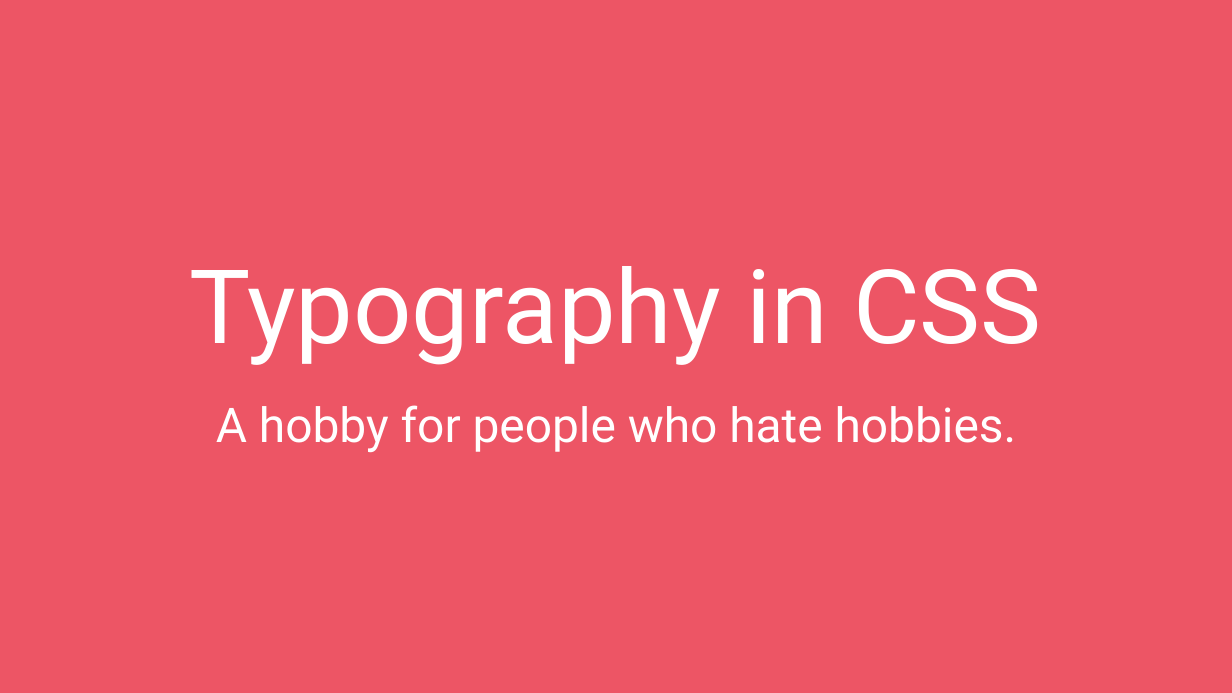
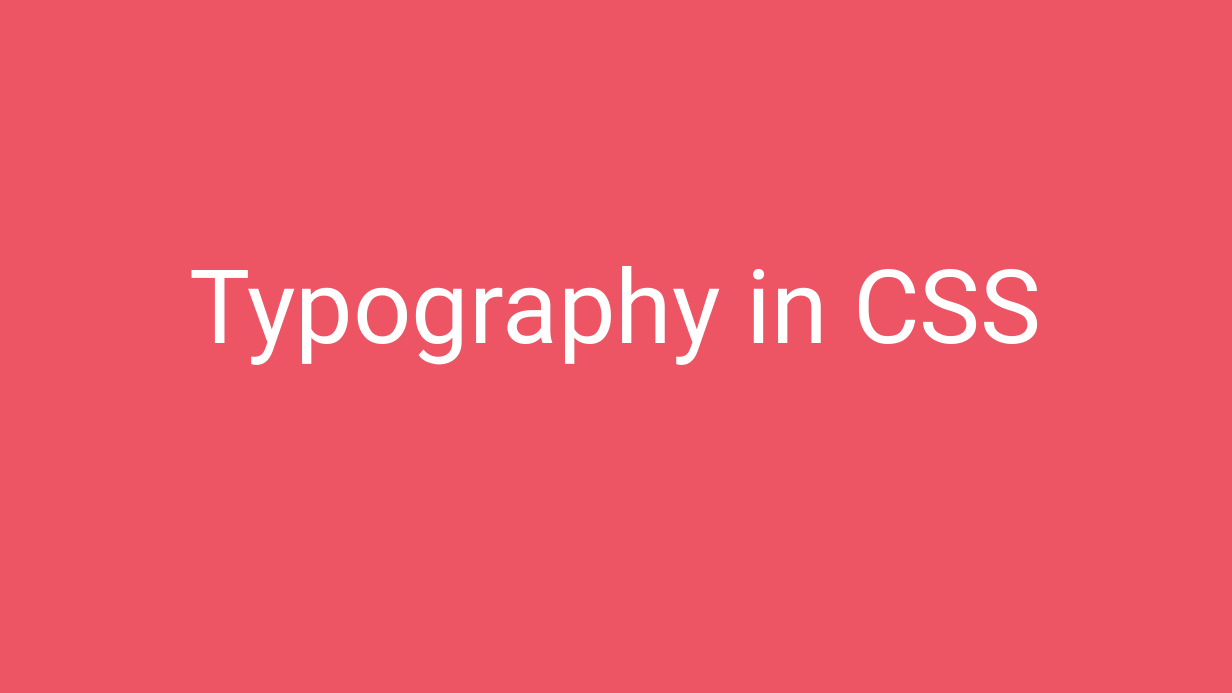
Before and after one commit to RobbinLawHTMLCSS/html-css-1-demos, a slide deck: slide 20 of ee-css-intermediate/demos/aa-text-styling/docs/COMP 1017 - Day 19 (Styling Text).pptx. Drawn at 1232x693 pixels with LibreOffice and Linux fonts; fonts in the diff are those of the drawing. Boxes give left, top, right and bottom in pixels: in the first picture for what was removed or moved away, otherwise in the second. Text is boxed around its words. In the diff, an @@ line names an element or a change of style, - is before the commit and + after.

```diff
--- a/ee-css-intermediate/demos/aa-text-styling/docs/COMP 1017 - Day 19 (Styling Text).pptx
+++ b/ee-css-intermediate/demos/aa-text-styling/docs/COMP 1017 - Day 19 (Styling Text).pptx
@@ subtitle removed at (216, 405, 1017, 452) @@
-A hobby for people who hate hobbies.
```
Also in this commit, not shown: 1 other slide changed, 1 slide removed, 2 other files.
